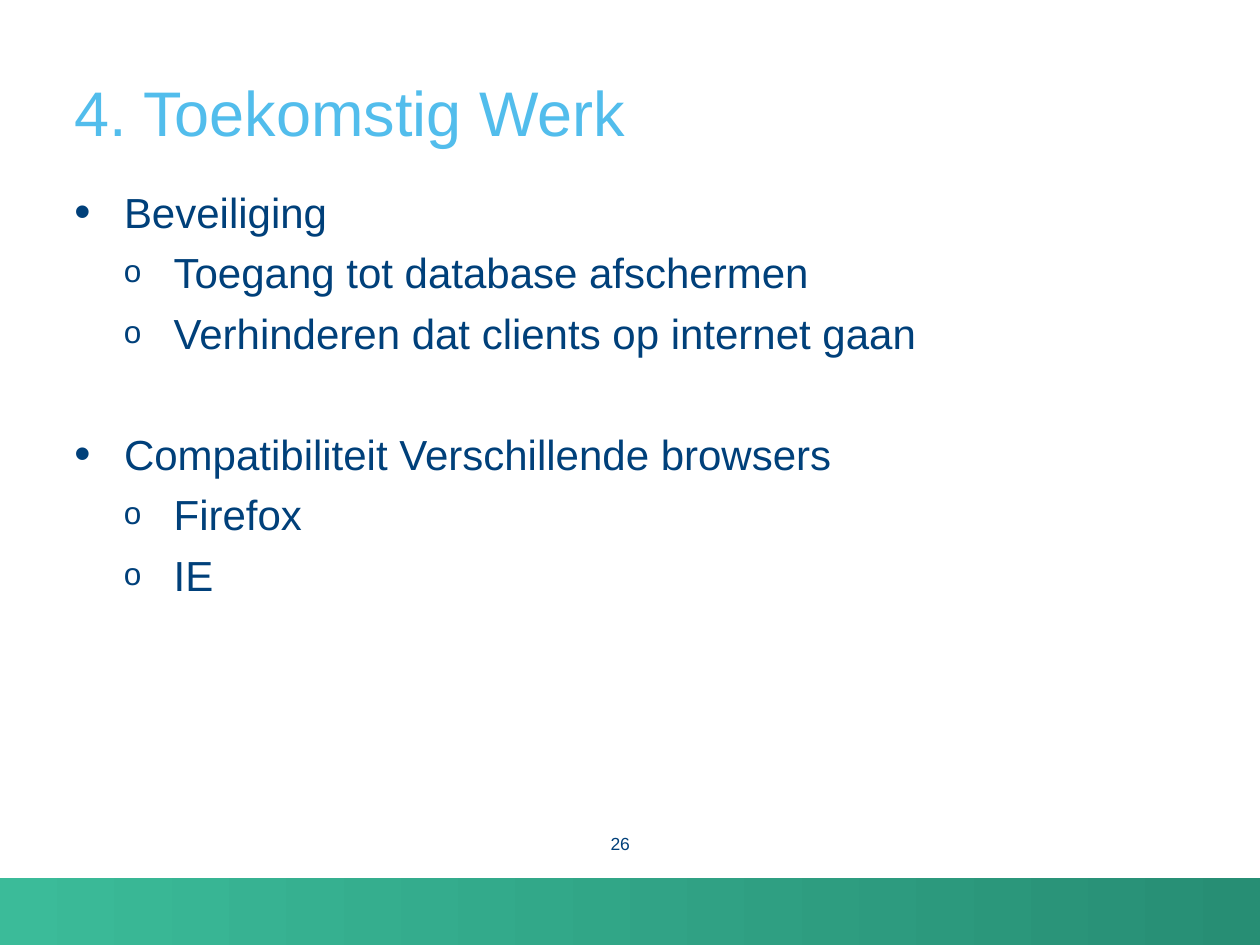
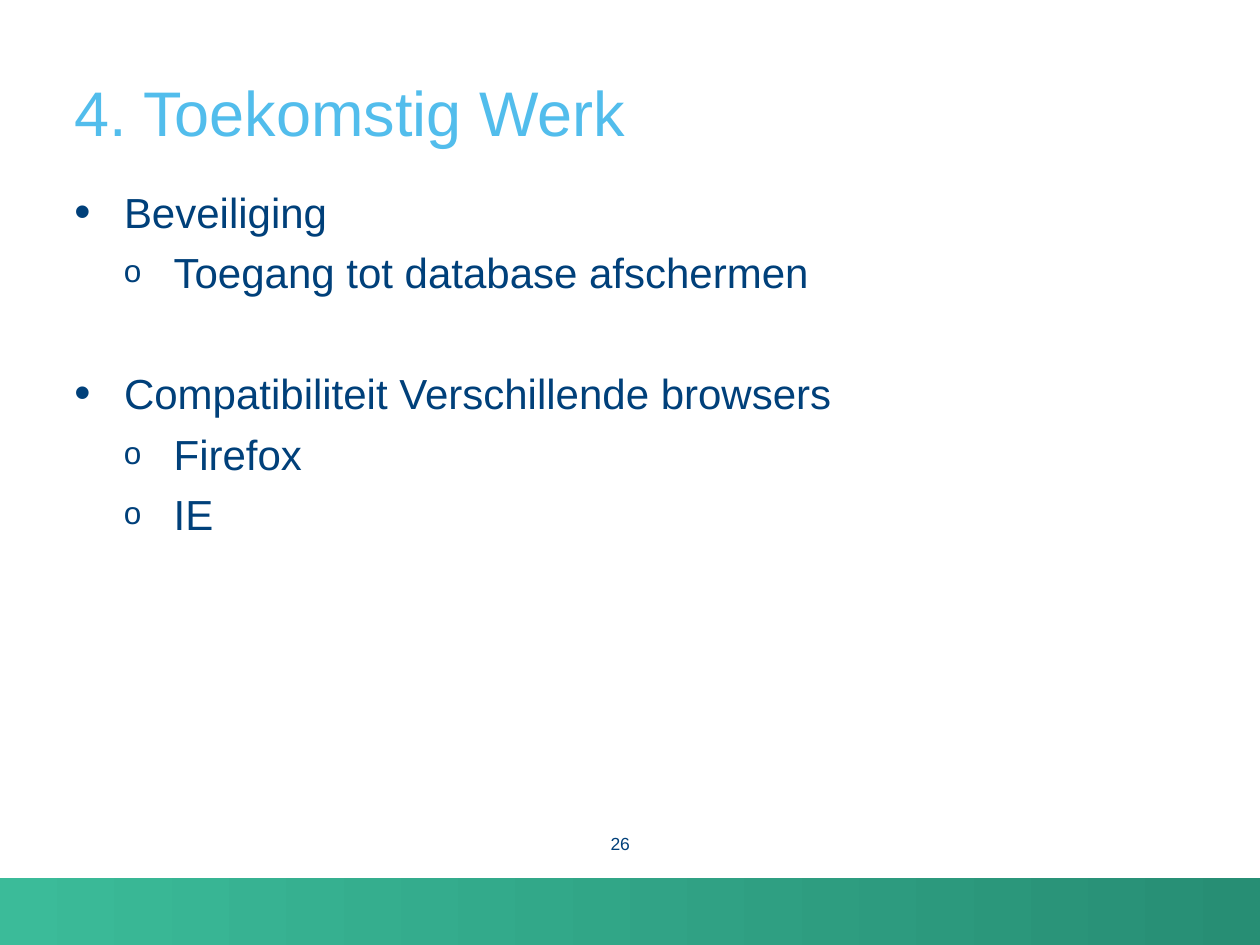
Before and after one commit to FrancisHoste00/AcaBachProject2, a slide deck: slide 26 of Presentatie-full.pptx. Drawn at 1260x945 pixels with LibreOffice and Linux fonts; fonts in the diff are those of the drawing; background and template pictures are left out. Boxes give left, top, right and bottom in pixels: in the first picture for what was removed or moved away, otherwise in the second. Text is boxed around its words. In the diff, an @@ line names an element or a change of style, - is before the commit and + after.

```diff
--- a/Presentatie-full.pptx
+++ b/Presentatie-full.pptx
@@ text at bbox=[174, 318, 915, 357]: paragraph removed @@
-  o Verhinderen dat clients op internet gaan
```
Also in this commit, not shown: 3 other slides changed, 12 other files.
